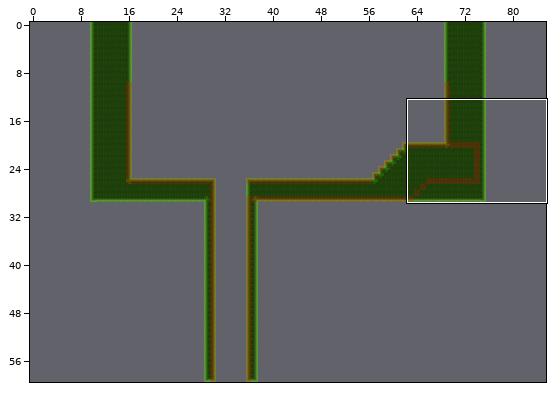
Two states of a Tiled map, Assets/Maps/testMap.tmx. Above: a wide view before the commit, with the close-up outlined.
Close-up. Before:
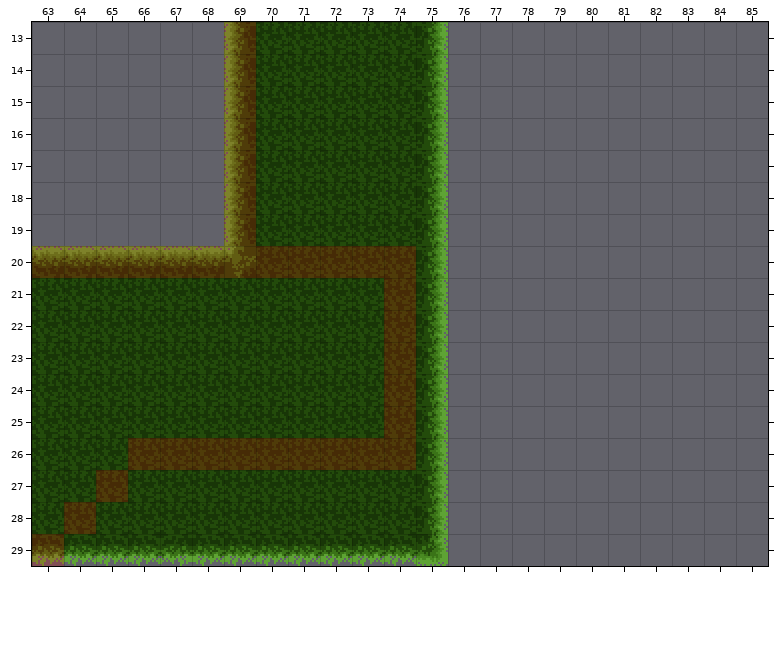
Cells are 16x16 px. Shown: x 63..85, y 13..29. The commit also changed other parts of the map, which this record leaves out. The old version is drawn lined up with the new one.
Once edited:
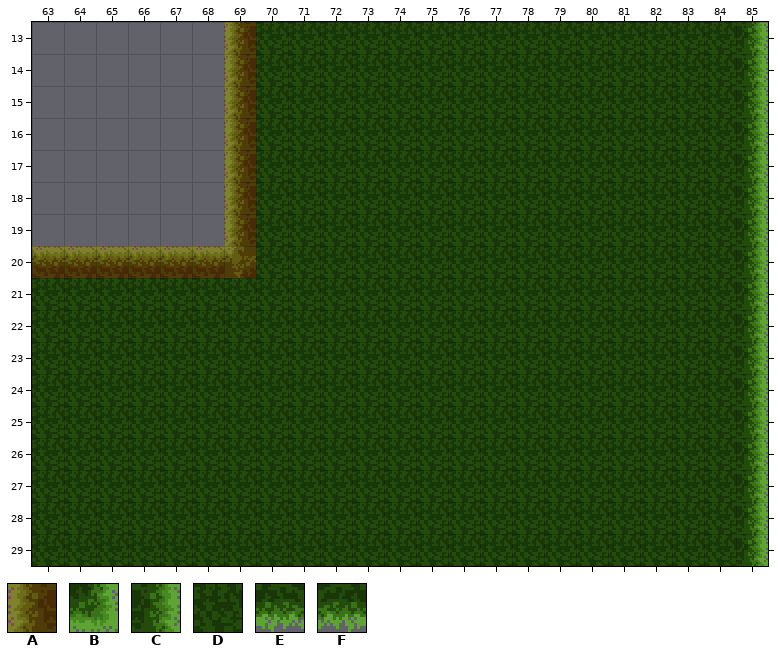
Key: from "RED": A 0; from "tiles1": B 2 turned 180, C 7 flipped left-right, D 8, E 18, F 18 flipped left-right.
_ is an empty cell.
Tiles replaced or removed in this view: A, B, C, E, F.
See-through tiles are keyed as they look on the map.
Changes in this commit:
Changed rows in their new state; . is an unchanged cell.
map size 66x60 -> 86x60 cells (old content now starts at 10,0; both pictures use the new coordinates)
Layer "Tiles":
first column x 63:
13 ............DDDDDDDDDDC
14 ............DDDDDDDDDDC
15 ............DDDDDDDDDDC
16 ............DDDDDDDDDDC
17 ............DDDDDDDDDDC
18 ............DDDDDDDDDDC
19 ............DDDDDDDDDDC
20 ............DDDDDDDDDDC
21 ............DDDDDDDDDDC
22 ............DDDDDDDDDDC
23 ............DDDDDDDDDDC
24 ............DDDDDDDDDDC
25 ............DDDDDDDDDDC
26 ............DDDDDDDDDDC
27 ............DDDDDDDDDDC
28 ............DDDDDDDDDDC
29 DDDDDDDDDDDDDDDDDDDDDDC
Layer "Collisions":
first column x 63:
20 ......._____
21 ..........._
22 ..........._
23 ..........._
24 ..........._
25 ..........._
26 ..._________
27 .._.........
28 ._..........
29 _...........
